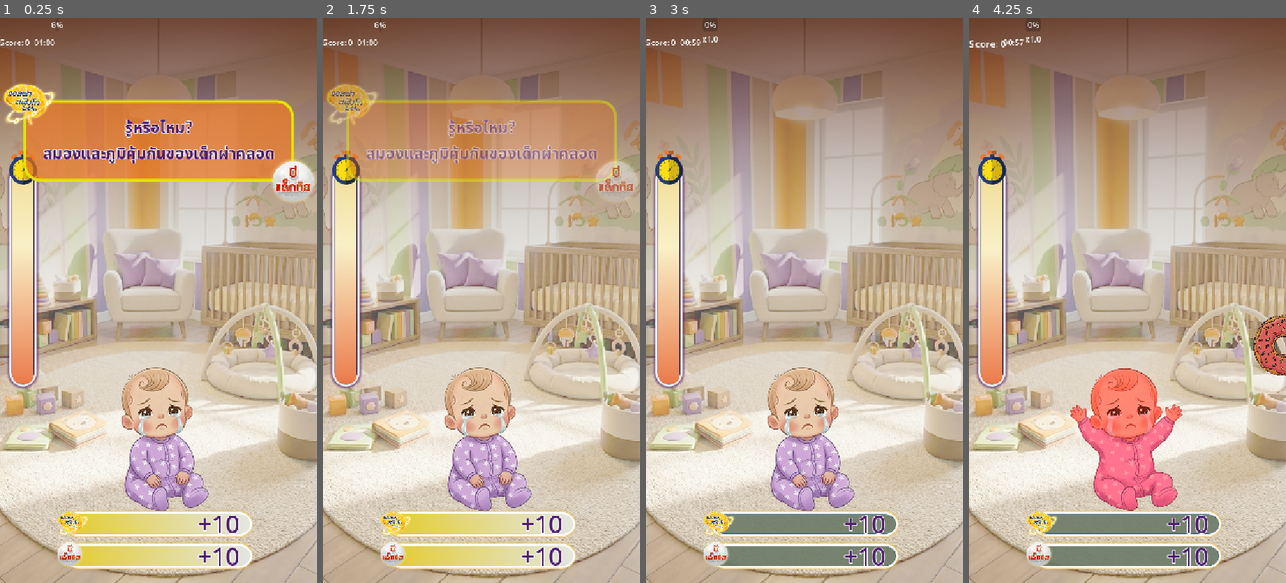
Above: before the commit, frames 1-4 (left to right).
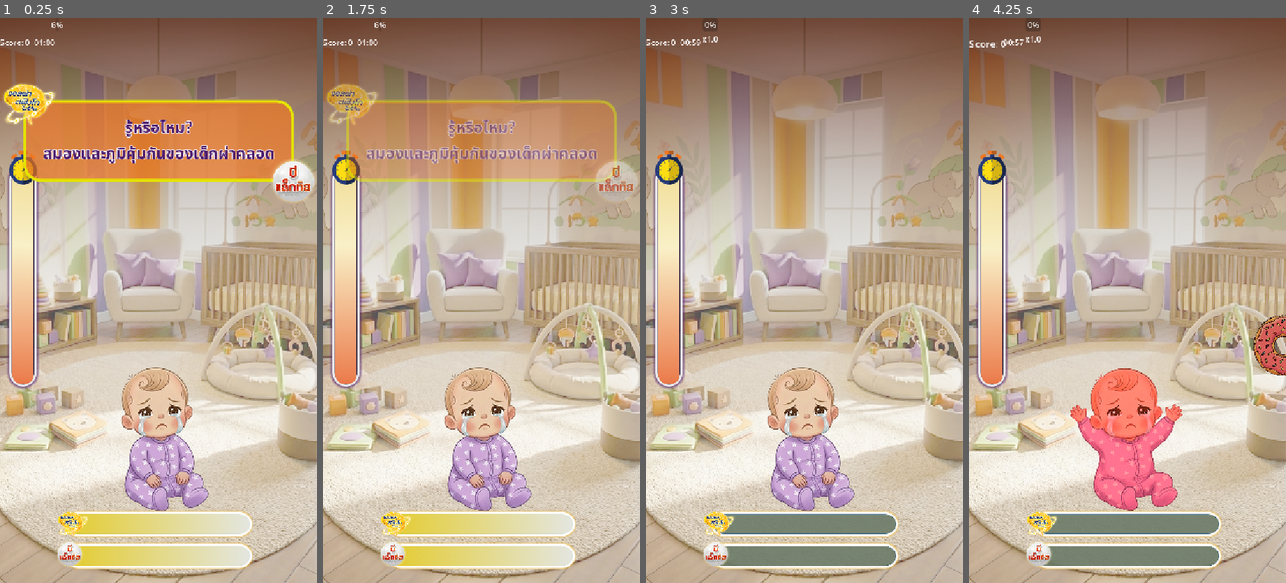
Above: after the commit, the same moments.

Repository: 6099sin/pro-c
Game: Godot game, scene res://scenes/core/Main.tscn
The game is run twice, just before and just after one commit, with the same random seed, the same clock (stepped at 60 frames per second) and the same inputs. This scene is started directly instead of the project's main scene.
Inputs (mouse positions are in pixels of both pictures, inside the frame that each line leads up to):
- Up to frame 1 (0.25 s): no input
- Up to frame 2 (1.75 s): tap Enter at 0.5 s; move the mouse to (551, 272) at 0.52 s; click (551, 272) at 0.67 s; tap Space at 1.25 s; drag from (418, 328) to (481, 436) at 1.27 s
- Up to frame 3 (3 s): move the mouse to (836, 176) at 2.02 s; click (836, 176) at 2.17 s; tap Enter at 2.75 s; drag from (788, 413) to (709, 215) at 2.77 s
- Up to frame 4 (4.25 s): drag from (1263, 283) to (1127, 436) at 3.52 s

The runs differ from the first frame. In frame 1, 0.4% of the frame differs, in the area x 62-76%, y 88-97%; in frame 2, 0.4%; in frame 3, 0.4%; in frame 4, 0.4%.

Commit message:
Score Popup Animation

Diff:
--- a/scripts/ui/HUD.gd
+++ b/scripts/ui/HUD.gd
@@ -14,11 +14,17 @@
 @onready var before_start = $before_start
 var HUD_FILL_BAR = preload("uid://b4ll0t0y4e38t")
 @onready var bonus_timer_text: Label = $MarginContainer3/BonusTimer
-@onready var timer:Timer = bonus_timer_text.get_child(0)
+@onready var timer: Timer = bonus_timer_text.get_child(0)
+
+@onready var add_point_alpha: Label = $MarginContainer/VBoxContainer/PanelContainer3/MarginContainer2/addPointAlpha
+@onready var add_point_beta: Label = $MarginContainer/VBoxContainer/PanelContainer2/MarginContainer2/addPointBeta
 
 var alpha_tween: Tween
 var beta_tween: Tween
 var time_tween: Tween
+
+var current_alpha_score: int = 0
+var current_beta_score: int = 0
 
 
 func _ready():
@@ -37,12 +43,23 @@
 	update_timer_ui(GameManager.time_left) # Initialize with current GameManager time
 	game_over_panel.visible = false
 
+	# Initialize popup labels to invisible
+	if add_point_alpha:
+		add_point_alpha.modulate.a = 0.0
+	if add_point_beta:
+		add_point_beta.modulate.a = 0.0
+
 	# Initialize progress bars for alpha and beta scores
 	progressAlpha_bar.max_value = GameManager.MAX_SCORE_ALPHA_BETA / 2
 	progressBeta_bar.max_value = GameManager.MAX_SCORE_ALPHA_BETA / 2
-	update_alpha_bar_ui(GameManager.score_alpha) # Initialize with current GameManager score_alpha
-	update_alpha_bar_ui(GameManager.score_alpha) # Initialize with current GameManager score_alpha
-	update_beta_bar_ui(GameManager.score_beta) # Initialize with current GameManager score_beta
+
+	# Initialize local score tracking without triggering animation
+	current_alpha_score = GameManager.score_alpha
+	current_beta_score = GameManager.score_beta
+
+	update_alpha_bar_ui(GameManager.score_alpha, false)
+	update_beta_bar_ui(GameManager.score_beta, false)
+
 	if bonus_time_indicator:
 		bonus_time_indicator.visible = false
 
@@ -76,19 +93,55 @@
 		score_label_alpha.scale = Vector2(1.5, 1.5)
 		tween.tween_property(score_label_alpha, "scale", Vector2.ONE, 0.2).set_trans(Tween.TRANS_BOUNCE)
 
-func update_alpha_bar_ui(new_alpha_score: int):
+func update_alpha_bar_ui(new_alpha_score: int, animate_popup: bool = true):
+	if animate_popup:
+		var delta = new_alpha_score - current_alpha_score
+		if delta != 0:
+			show_score_popup(add_point_alpha, delta)
+
+	current_alpha_score = new_alpha_score
+
 	if alpha_tween and alpha_tween.is_valid():
 		alpha_tween.kill()
 	alpha_tween = create_tween()
 	alpha_tween.tween_property(progressAlpha_bar, "value", new_alpha_score, 0.5).set_trans(Tween.TRANS_QUINT).set_ease(Tween.EASE_OUT)
 	# Optional: add juice here for alpha bar update
 
-func update_beta_bar_ui(new_beta_score: int): # New function
+func update_beta_bar_ui(new_beta_score: int, animate_popup: bool = true): # New function
+	if animate_popup:
+		var delta = new_beta_score - current_beta_score
+		if delta != 0:
+			show_score_popup(add_point_beta, delta)
+
+	current_beta_score = new_beta_score
+
 	if beta_tween and beta_tween.is_valid():
 		beta_tween.kill()
 	beta_tween = create_tween()
 	beta_tween.tween_property(progressBeta_bar, "value", new_beta_score, 0.5).set_trans(Tween.TRANS_QUINT).set_ease(Tween.EASE_OUT)
 	# Optional: add juice here for beta bar update
+
+func show_score_popup(label: Label, delta: int):
+	if label == null: return
+
+	if delta > 0:
+		label.text = "+%d" % delta
+		# Optional: Set color for positive? Using existing color for now.
+	else:
+		label.text = "%d" % delta
+		# Optional: Set color for negative?
+
+	# Reset alpha to 0 just in case
+	label.modulate.a = 0.0
+	label.visible = true
+
+	var tween = create_tween()
+	# Fade In
+	tween.tween_property(label, "modulate:a", 1.0, 0.2).set_trans(Tween.TRANS_CUBIC).set_ease(Tween.EASE_OUT)
+	# Wait
+	tween.tween_interval(0.5)
+	# Fade Out
+	tween.tween_property(label, "modulate:a", 0.0, 0.3).set_trans(Tween.TRANS_CUBIC).set_ease(Tween.EASE_IN)
 
 func update_timer_ui(time_left: float):
 	timer_label.text = Utils.format_time(time_left)
@@ -150,19 +203,19 @@
 		get_tree().paused = true
 		await get_tree().create_timer(3.0).timeout
 		get_tree().paused = false
-		bonus_timer_text.visible=true
+		bonus_timer_text.visible = true
 		timer.start()
 		# Hide indicator after intro
 		if bonus_time_indicator:
 			bonus_time_indicator.visible = false
 
-func _on_timer_timeout()-> void:
+func _on_timer_timeout() -> void:
 	print("หมดเวลาแล้ว!")
-	bonus_timer_text.visible=false
+	bonus_timer_text.visible = false
 	if bonus_time_indicatorEnd:
-		bonus_time_indicatorEnd.visible=true
+		bonus_time_indicatorEnd.visible = true
 	get_tree().paused = true
 	await get_tree().create_timer(3.0).timeout
 	get_tree().paused = false
 	if bonus_time_indicatorEnd:
-		bonus_time_indicatorEnd.visible=false
+		bonus_time_indicatorEnd.visible = false
